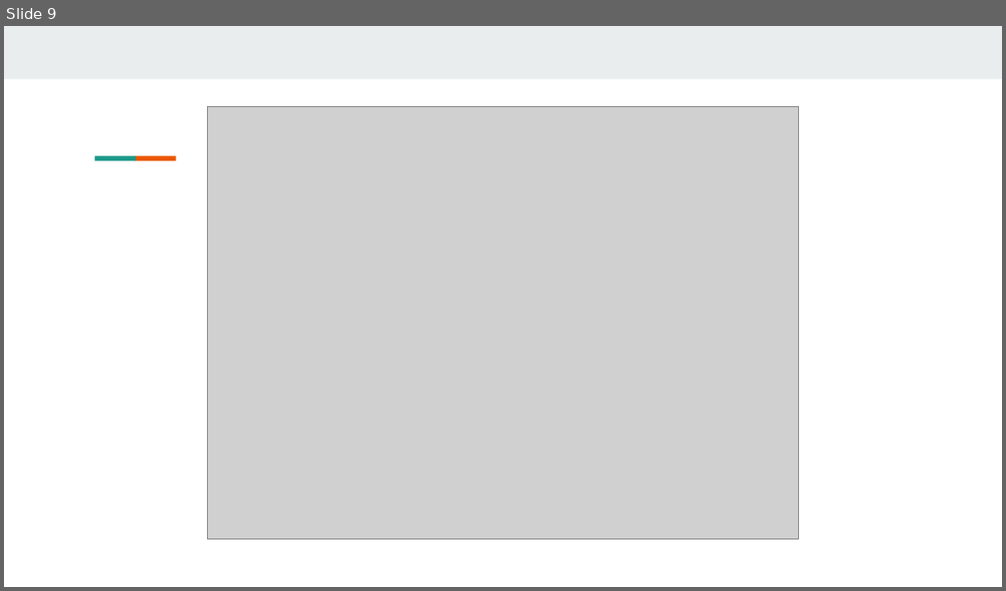
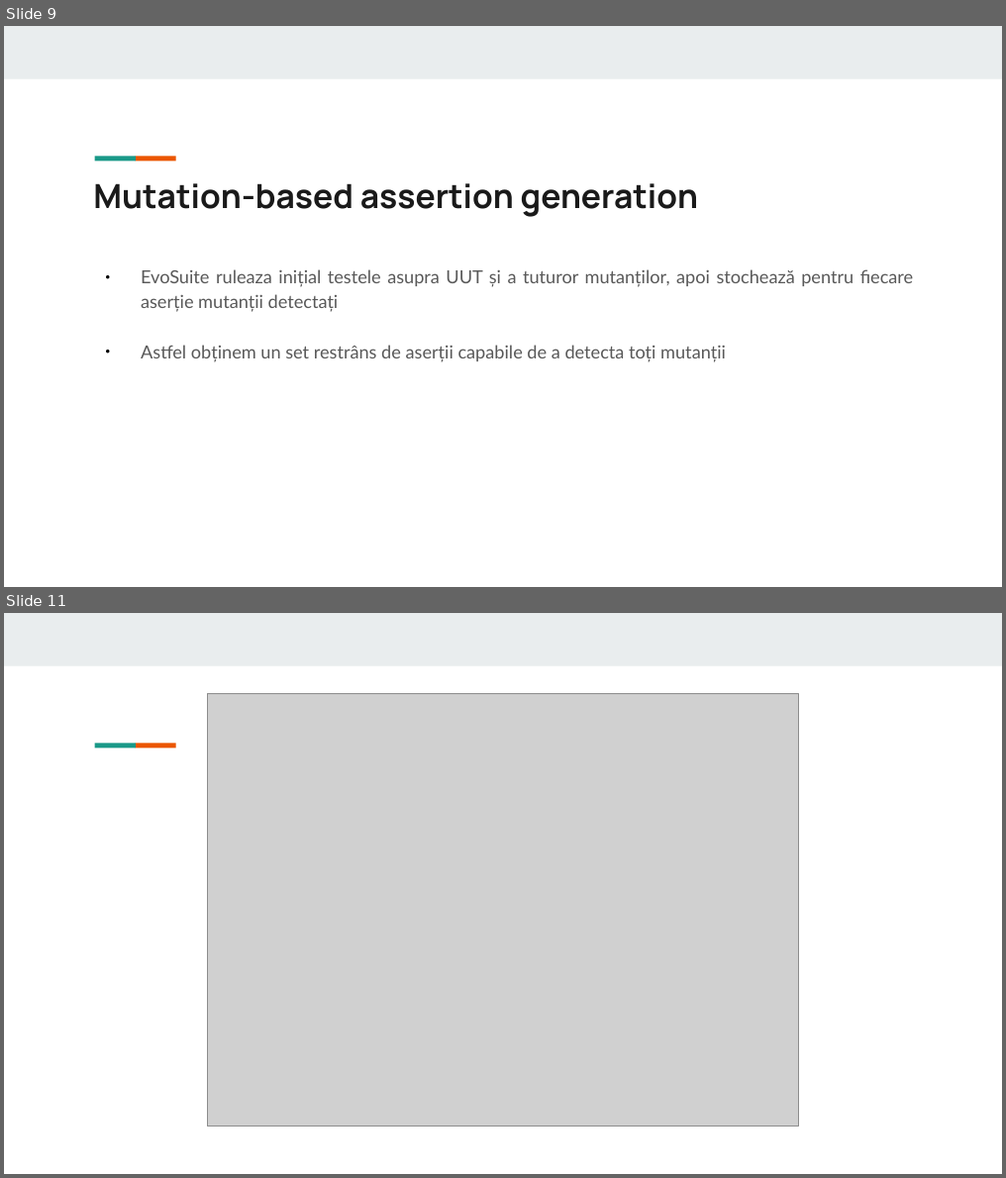
Before and after one commit to Alecsandu/EvoSuite_Demo, a slide deck: prezentare/EvoSuite.odp. Shown one above the other, each under a label of ours: slide 9 before the commit, slides 9 and 11 after it; the slides between them are not shown. The pictures are 1006x591 and 1006x1178 pixels, drawn with LibreOffice and Linux fonts; fonts in the diff are those of the drawing; grey boxes stand for pictures. Boxes give left, top, right and bottom in pixels: in the first picture for what was removed or moved away, otherwise in the second. Text is boxed around its words. In the diff, an @@ line names an element or a change of style, - is before the commit and + after.

```diff
--- a/prezentare/EvoSuite.odp
+++ b/prezentare/EvoSuite.odp
@@ slide 9 added at (4, 26, 1002, 587), background #FFFFFF; not listed: 3 template elements that a slide beside it also shows @@
@@ title added at (93, 183, 698, 217), 24.1 pt, text #1A1A1A, bold @@
+Mutation-based assertion generation
@@ text added at (141, 270, 914, 363), 13 pt, text #595959 @@
+● EvoSuite ruleaza inițial testele asupra UUT și a tuturor mutanților, apoi stochează pentru fiecare aserție mutanții detectați
+● Astfel obținem un set restrâns de aserții capabile de a detecta toți mutanții
@@ what was slide 9 is now slide 11 @@
```
Also in this commit, not shown: 3 slides changed, 8 other slides added, 6 slides removed.
